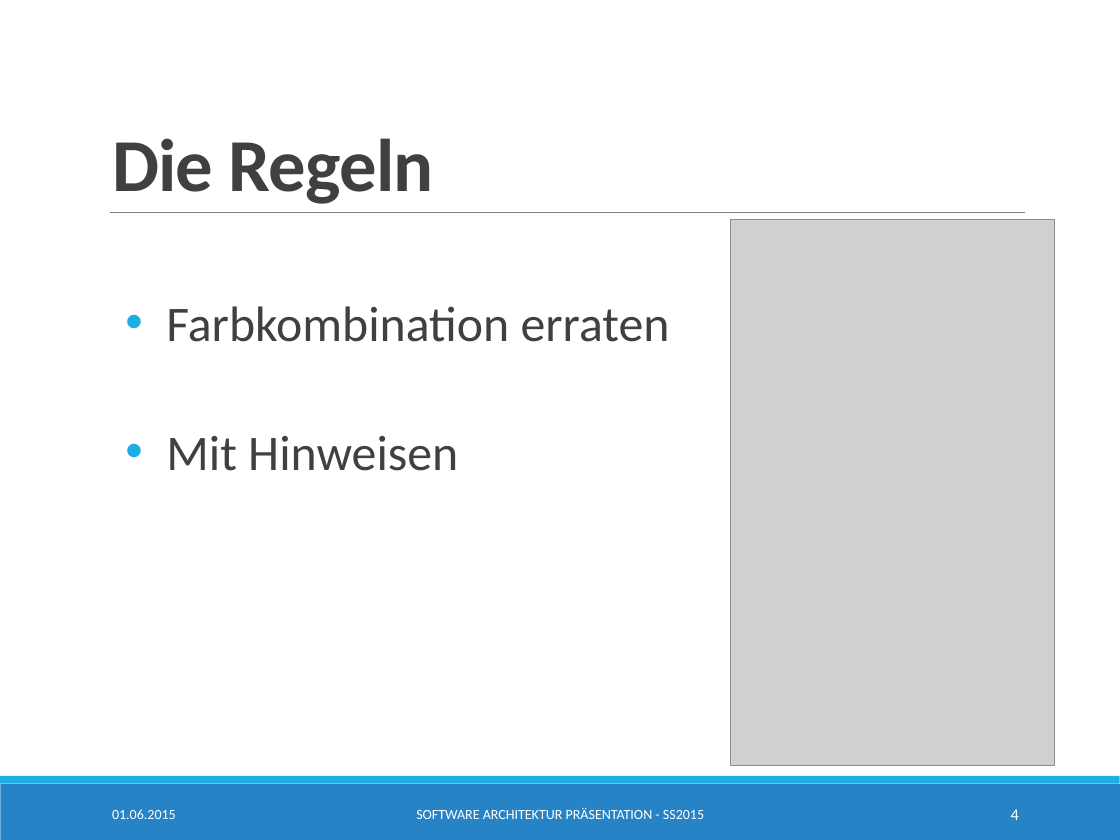
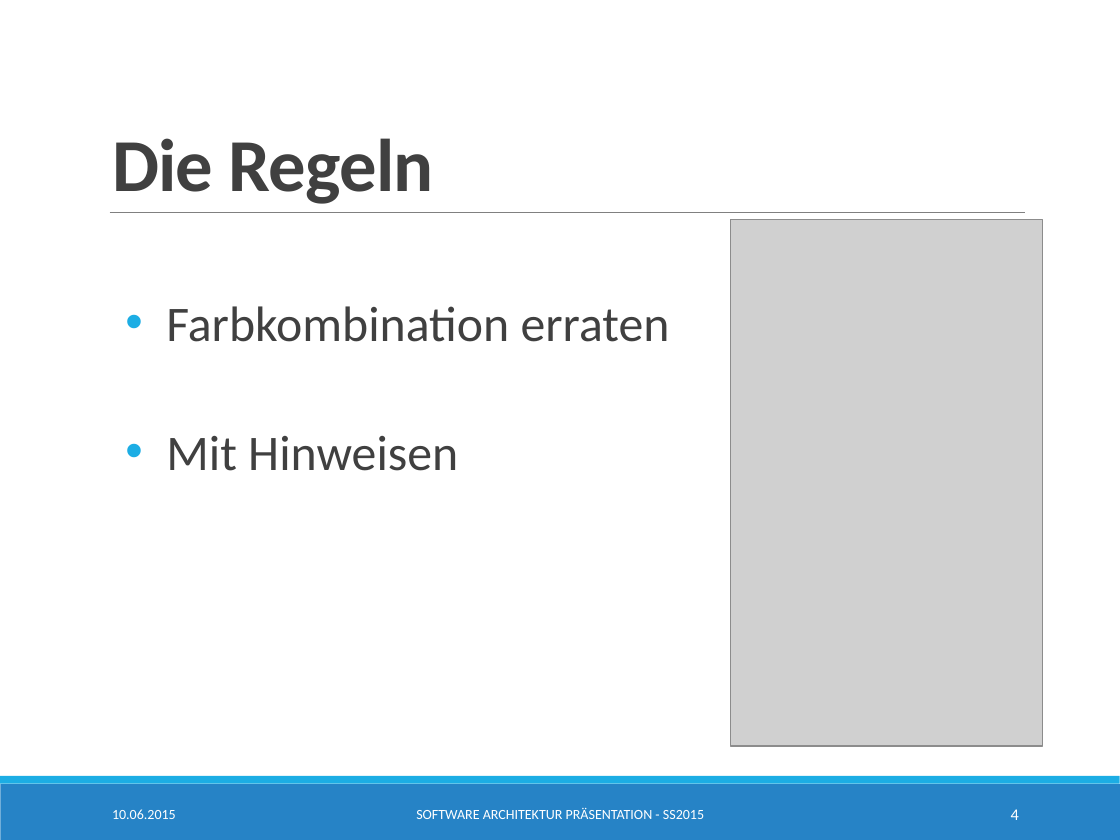
Before and after one commit to SimonBraun/de.htwg.se.mastermind, a slide deck: slide 4 of de.htwg.se.mastermind/Presentation.pptx. Drawn at 1120x840 pixels with LibreOffice and Linux fonts; fonts in the diff are those of the drawing; grey boxes stand for pictures. Boxes give left, top, right and bottom in pixels: in the first picture for what was removed or moved away, otherwise in the second. Text is boxed around its words. In the diff, an @@ line names an element or a change of style, - is before the commit and + after.

```diff
--- a/de.htwg.se.mastermind/Presentation.pptx
+++ b/de.htwg.se.mastermind/Presentation.pptx
@@ picture: place and size @@
-picture at box(730, 220, 1054, 766)
+picture at box(730, 220, 1042, 746)
@@ text at box(112, 809, 176, 819): text changed @@
-01.06.2015
+10.06.2015
```
Also in this commit, not shown: 6 other slides changed, 3 slides added, 6 other files.
